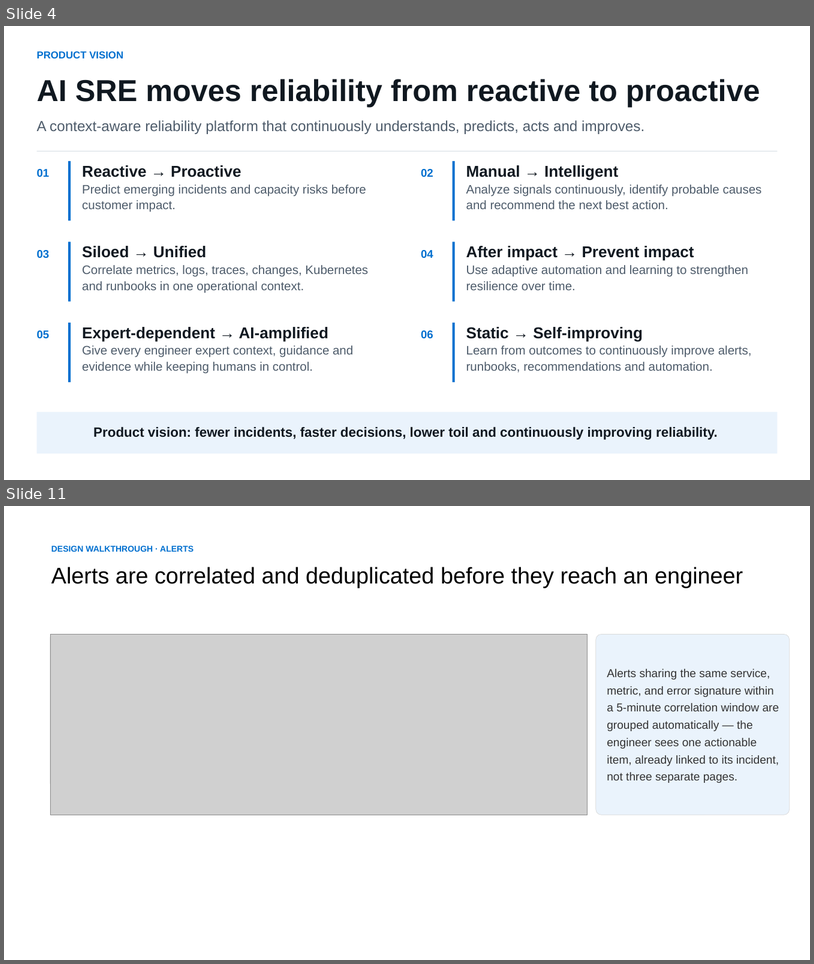
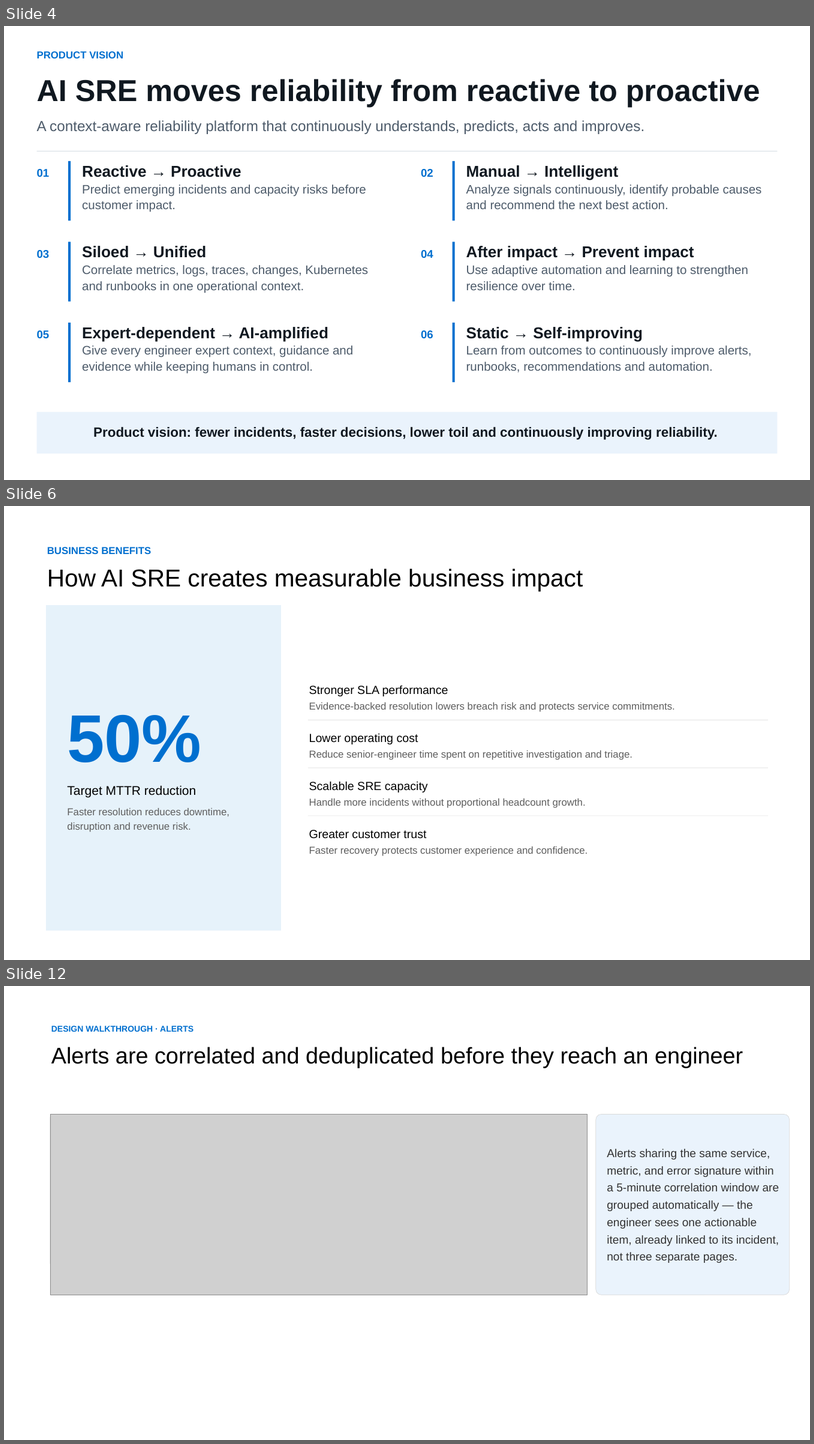
Before and after one commit to kathirvelarun/agentic-incident-response, a slide deck: agent-incident-backend/AIR_Product_Presentation.pptx. Shown one above the other, each under a label of ours: slides 4 and 11 before the commit, slides 4, 6 and 12 after it; the slides between them are not shown. The pictures are 814x964 and 814x1444 pixels, drawn with LibreOffice and Linux fonts; fonts in the diff are those of the drawing; grey boxes stand for pictures. Boxes give left, top, right and bottom in pixels: in the first picture for what was removed or moved away, otherwise in the second. Text is boxed around its words. In the diff, an @@ line names an element or a change of style, - is before the commit and + after.

```diff
--- a/agent-incident-backend/AIR_Product_Presentation.pptx
+++ b/agent-incident-backend/AIR_Product_Presentation.pptx
@@ slide 6 added at box(4, 506, 810, 960), background #FFFFFF @@
@@ text added at box(47, 547, 151, 554), 18 pt, text #006FCF, bold @@
+BUSINESS BENEFITS
@@ text added at box(47, 568, 584, 591), 43.5 pt, text #000000 @@
+How AI SRE creates measurable business impact
@@ rectangle added at box(46, 605, 281, 930), fill #E6F2FA @@
@@ text added at box(309, 685, 449, 696), 21 pt, text #000000 @@
+Stronger SLA performance
@@ text added at box(309, 702, 675, 712), 18 pt, text #5E5E5E @@
+Evidence-backed resolution lowers breach risk and protects service commitments.
@@ text added at box(67, 714, 201, 762), 120 pt, text #006FCF, bold @@
+50%
@@ rectangle added at box(308, 720, 768, 720), fill #D9D9D9 @@
@@ text added at box(309, 733, 419, 744), 21 pt, text #000000 @@
+Lower operating cost
@@ text added at box(309, 750, 633, 760), 18 pt, text #5E5E5E @@
+Reduce senior-engineer time spent on repetitive investigation and triage.
@@ rectangle added at box(308, 767, 768, 768), fill #D9D9D9 @@
@@ text added at box(67, 785, 196, 797), 22.5 pt, text #000000 @@
+Target MTTR reduction
@@ text added at box(309, 781, 428, 792), 21 pt, text #000000 @@
+Scalable SRE capacity
@@ text added at box(67, 808, 230, 832), 18 pt, text #5E5E5E @@
+Faster resolution reduces downtime, disruption and revenue risk.
@@ text added at box(309, 798, 586, 808), 18 pt, text #5E5E5E @@
+Handle more incidents without proportional headcount growth.
@@ rectangle added at box(308, 815, 768, 816), fill #D9D9D9 @@
@@ text added at box(309, 829, 426, 838), 21 pt, text #000000 @@
+Greater customer trust
@@ text added at box(309, 846, 588, 856), 18 pt, text #5E5E5E @@
+Faster recovery protects customer experience and confidence.
@@ what was slide 11 is now slide 12 @@
```
Also in this commit, not shown: 6 slides changed, 4 other slides added, 2 slides removed, 1 other file.
